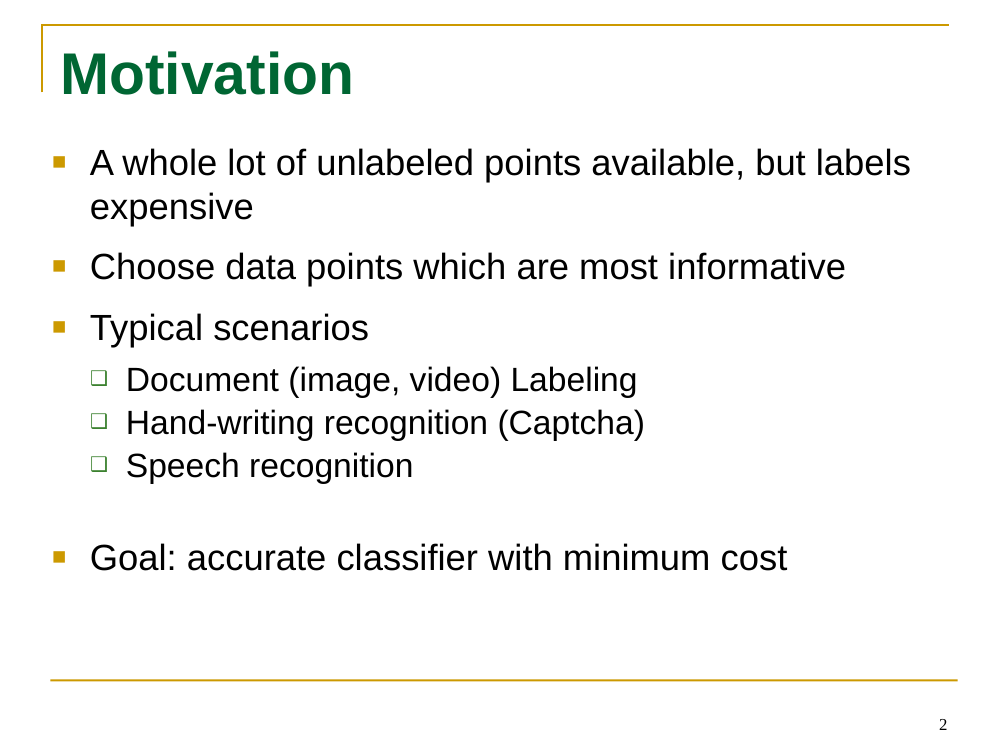
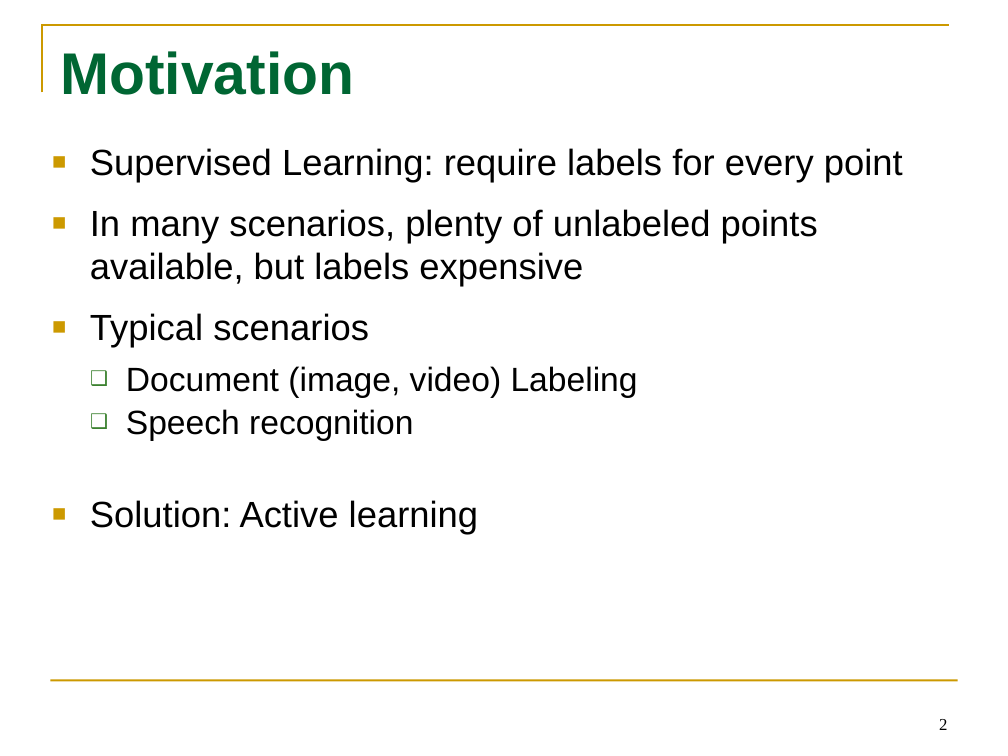
Before and after one commit to tttyy/Active-Learning, a slide deck: slide 2 of presentation/Activelearning.pptx. Drawn at 1008x756 pixels with LibreOffice and Linux fonts; fonts in the diff are those of the drawing. Boxes give left, top, right and bottom in pixels: in the first picture for what was removed or moved away, otherwise in the second. Text is boxed around its words. In the diff, an @@ line names an element or a change of style, - is before the commit and + after.

```diff
--- a/presentation/Activelearning.pptx
+++ b/presentation/Activelearning.pptx
@@ text at (x1=90, y1=148, x2=903, y2=287): text changed @@
-■ A whole lot of unlabeled points available, but labels expensive
-■ Choose data points which are most informative
+■ Supervised Learning: require labels for every point
+■ In many scenarios, plenty of unlabeled points available, but labels expensive
@@ text at (x1=126, y1=409, x2=645, y2=441): paragraph removed @@
-  ❑ Hand-writing recognition (Captcha)
@@ text at (x1=90, y1=500, x2=478, y2=534): text changed @@
-■ Goal: accurate classifier with minimum cost
+■ Solution: Active learning
```
Also in this commit, not shown: 14 other slides changed, 3 slides added.
